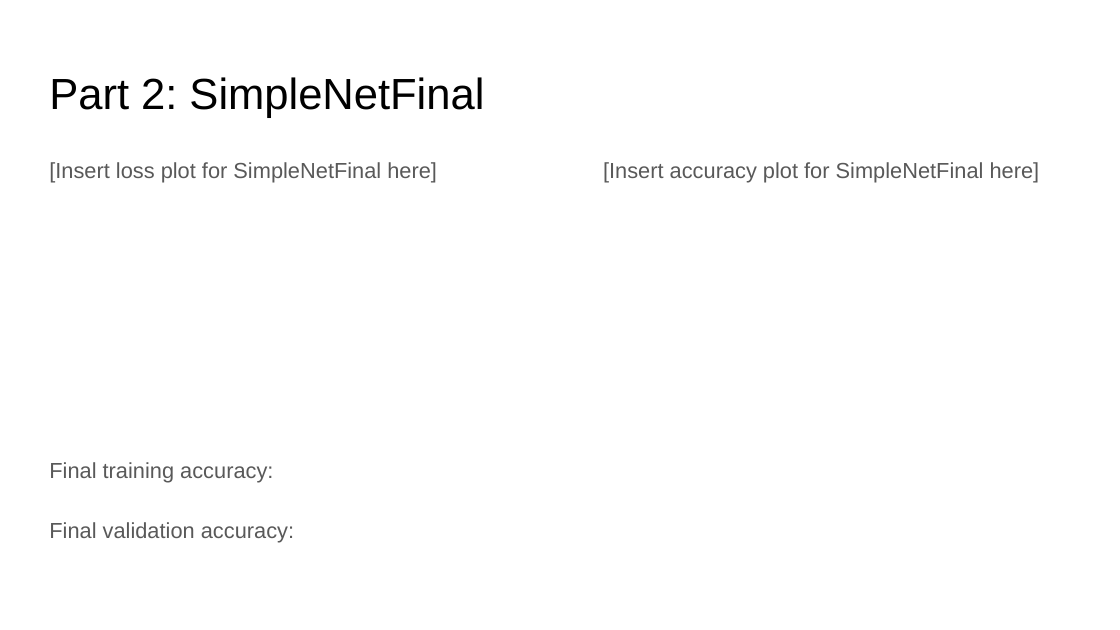
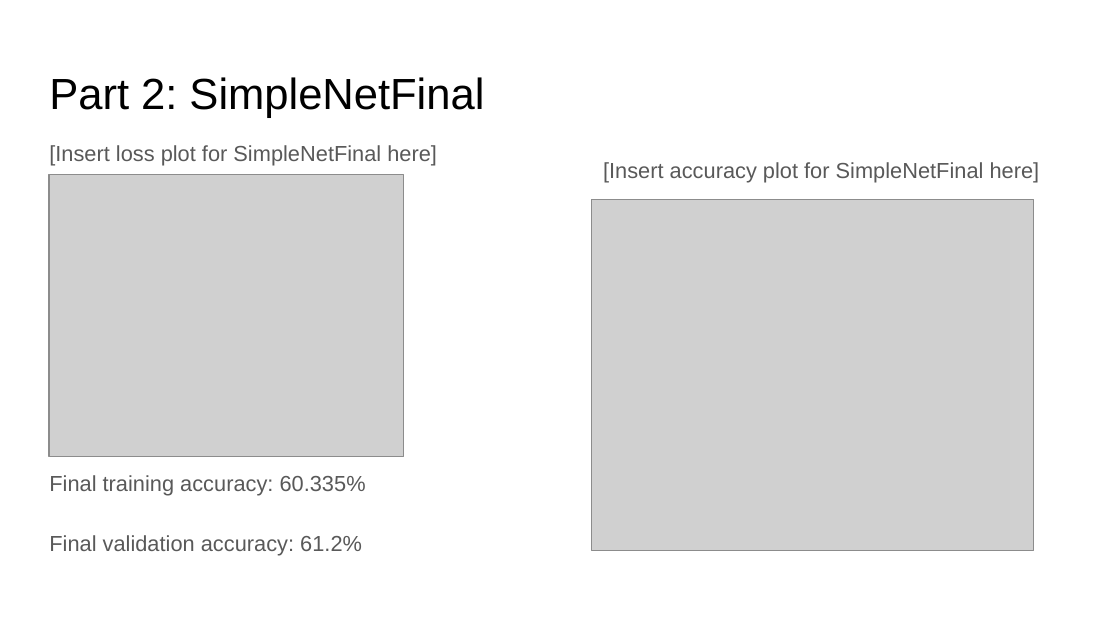
Before and after one commit to aashutoshav/Computer-Vision-Project-3, a slide deck: slide 4 of docs/proj3_report.pptx. Drawn at 1120x630 pixels with LibreOffice and Linux fonts; fonts in the diff are those of the drawing; grey boxes stand for pictures. Boxes give left, top, right and bottom in pixels: in the first picture for what was removed or moved away, otherwise in the second. Text is boxed around its words. In the diff, an @@ line names an element or a change of style, - is before the commit and + after.

```diff
--- a/docs/proj3_report.pptx
+++ b/docs/proj3_report.pptx
@@ text "[Insert loss plot for SimpleNetFinal ...": place and size @@
-text "[Insert loss plot for SimpleNetFinal ..." at <box>49,162,437,543</box>
+text "[Insert loss plot for SimpleNetFinal ..." at <box>49,145,437,556</box>
@@ picture added at <box>49,175,404,457</box> @@
@@ picture added at <box>591,199,1033,551</box> @@
@@ text at <box>49,475,366,556</box>: text changed @@
-Final training accuracy:
-Final validation accuracy:
+Final training accuracy: 60.335%
+Final validation accuracy: 61.2%
```
Also in this commit, not shown: 11 other slides changed, 2 slides added, 2 slides removed, 2 other files.
